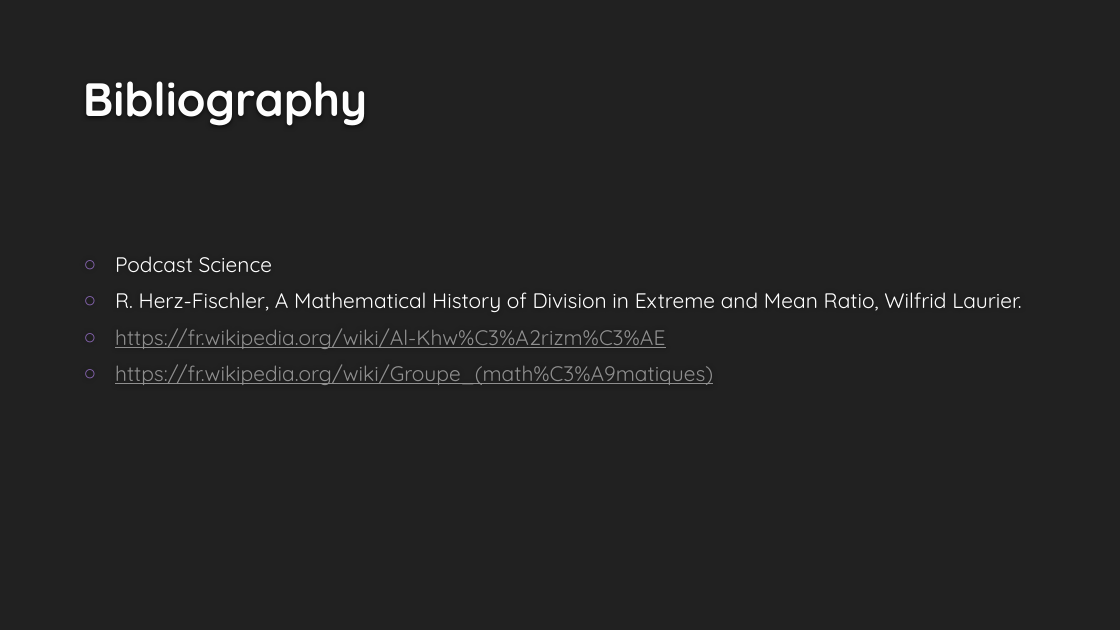
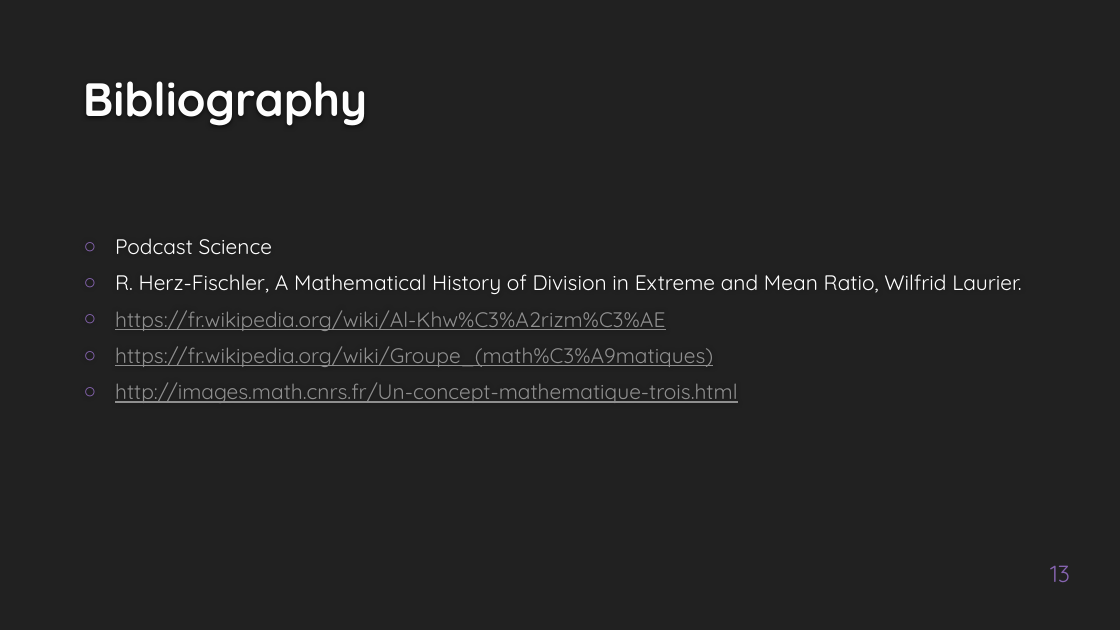
Before and after one commit to whispyy/M1Anglais, a slide deck: slide 13 of support 2 - At the beginning of mathematical objects/At the beginning of mathematical objects.pptx (slide 12 before the commit). Drawn at 1120x630 pixels with LibreOffice and Linux fonts; fonts in the diff are those of the drawing; background and template pictures are left out. Boxes give left, top, right and bottom in pixels: in the first picture for what was removed or moved away, otherwise in the second. Text is boxed around its words. In the diff, an @@ line names an element or a change of style, - is before the commit and + after.

```diff
--- a/support 2 - At the beginning of mathematical objects/At the beginning of mathematical objects.pptx
+++ b/support 2 - At the beginning of mathematical objects/At the beginning of mathematical objects.pptx
@@ text at [115, 382, 737, 403]: paragraph added @@
+○ http://images.math.cnrs.fr/Un-concept-mathematique-trois.html
@@ page number added at [1050, 565, 1070, 582], 20 pt, text #8664B0 @@
+13
```
Also in this commit, not shown: 13 other slides changed, 1 slide added, 1 other file.
